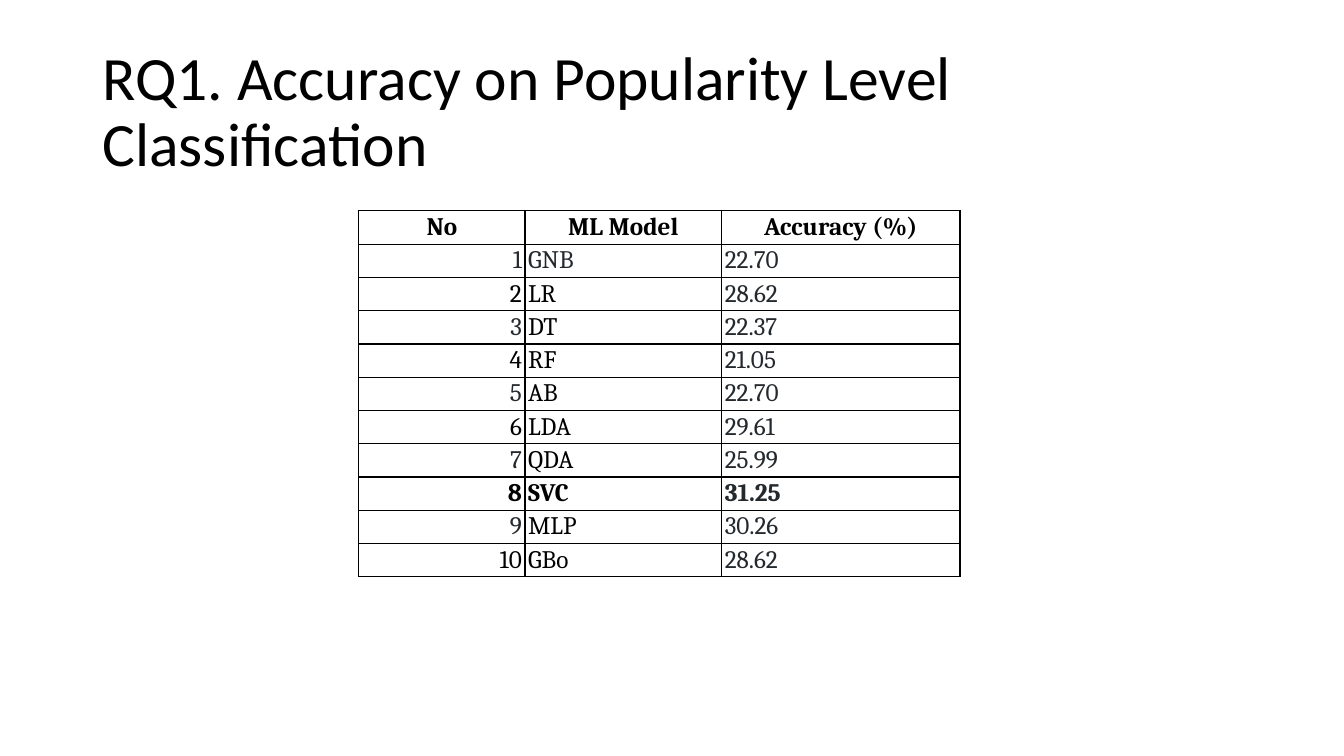
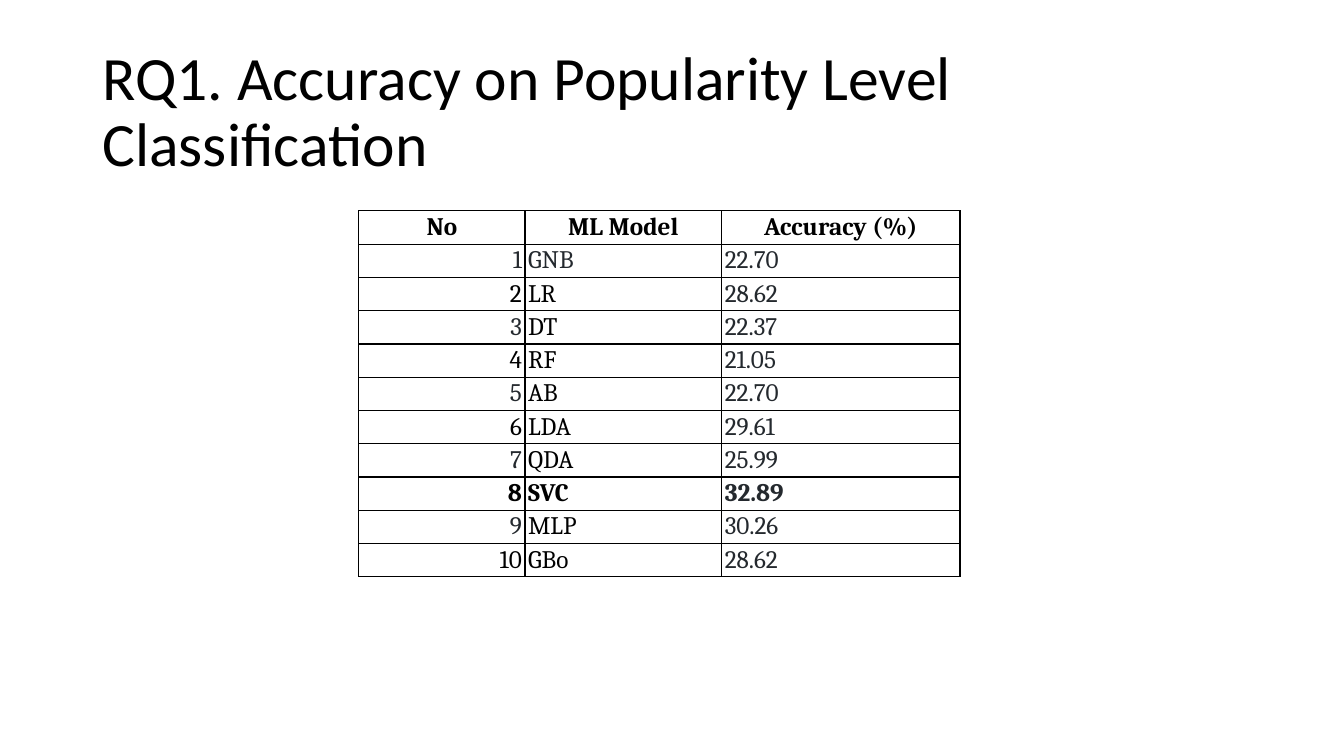
Before and after one commit to pdhung3012/CodeBasedProjectStarPrediction, a slide deck: slide 11 of report/CPE_v2.pptx. Drawn at 1344x756 pixels with LibreOffice and Linux fonts; fonts in the diff are those of the drawing. Boxes give left, top, right and bottom in pixels: in the first picture for what was removed or moved away, otherwise in the second. Text is boxed around its words. In the diff, an @@ line names an element or a change of style, - is before the commit and + after.

Commit message:
add presentation

```diff
--- a/report/CPE_v2.pptx
+++ b/report/CPE_v2.pptx
@@ table at (x1=359, y1=211, x2=960, y2=590) @@
-row 9, column 3: 31.25
+row 9, column 3: 32.89
```
Also in this commit, not shown: 1 other slide changed, 1 other file.
